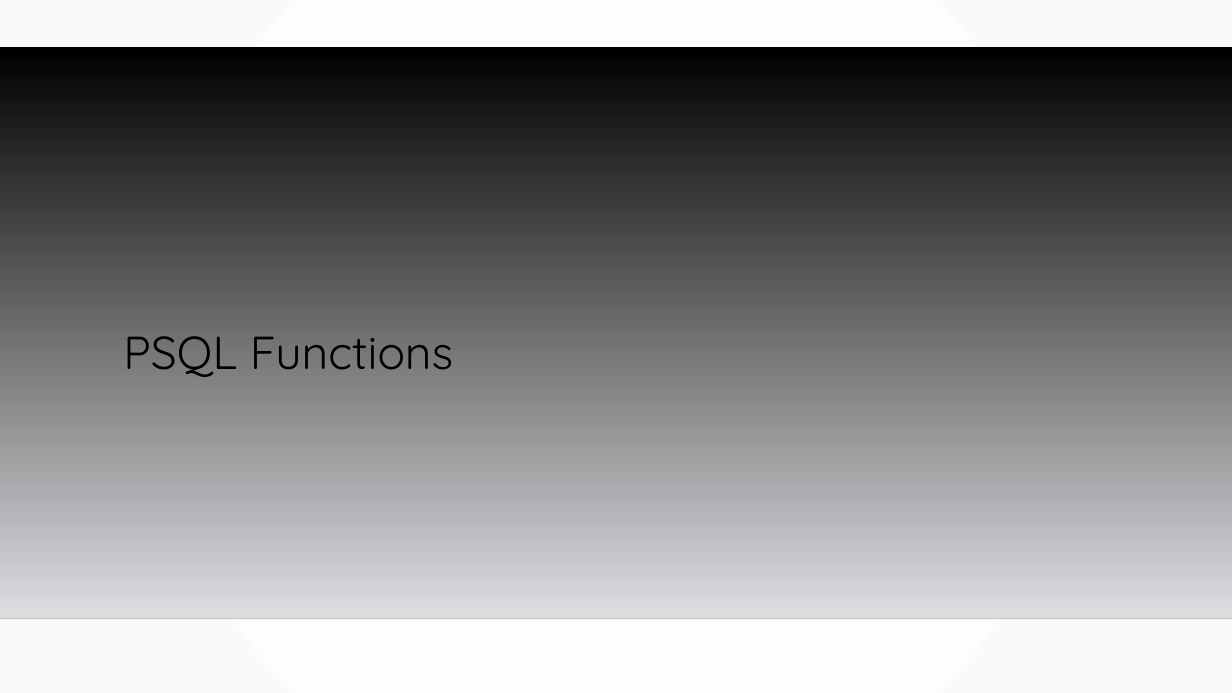
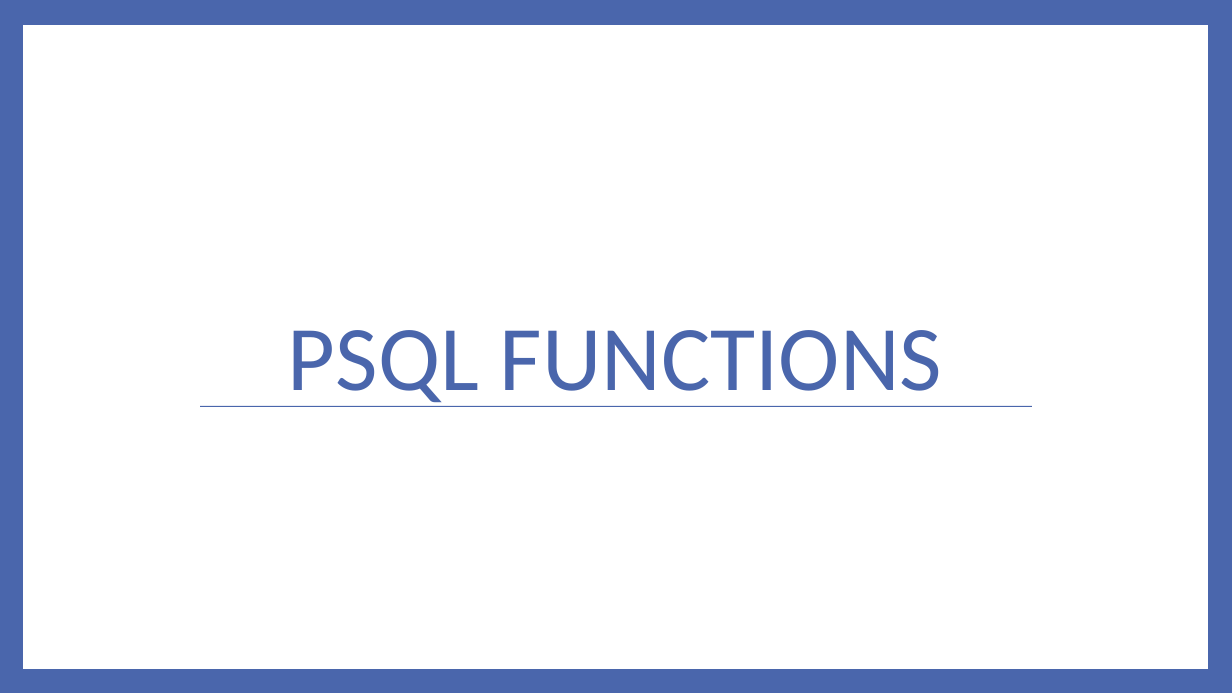
Before and after one commit to MGIS-UMN/GIS5577_week3, a slide deck: slide 35 of Database_Management.odp. Drawn at 1232x693 pixels with LibreOffice and Linux fonts; fonts in the diff are those of the drawing; background and template pictures are left out. Boxes give left, top, right and bottom in pixels: in the first picture for what was removed or moved away, otherwise in the second. Text is boxed around its words. In the diff, an @@ line names an element or a change of style, - is before the commit and + after.

```diff
--- a/Database_Management.odp
+++ b/Database_Management.odp
@@ background gradient #FFFFFF to #FAFAFA to #4A66AC @@
@@ freeform shape resized from (x1=0, y1=47, x2=1232, y2=618) to (x1=23, y1=25, x2=1208, y2=670) @@
@@ freeform shape at (x1=23, y1=25, x2=1208, y2=670): fill gradient #000000 to #DEDEE2 to #FFFFFF @@
@@ title at (x1=288, y1=330, x2=942, y2=407): text changed; size 36 to 72 pt; font Quicksand to Calibri; text colour #000000 to #4A66AC @@
-PSQL Functions
+PSQL FUNCTIONS
@@ line added from (201, 407) to (1032, 407), #4A66AC 0.79 pt @@
@@ line removed from (0, 618) to (1232, 618) @@
```
Also in this commit, not shown: 38 other slides changed.
